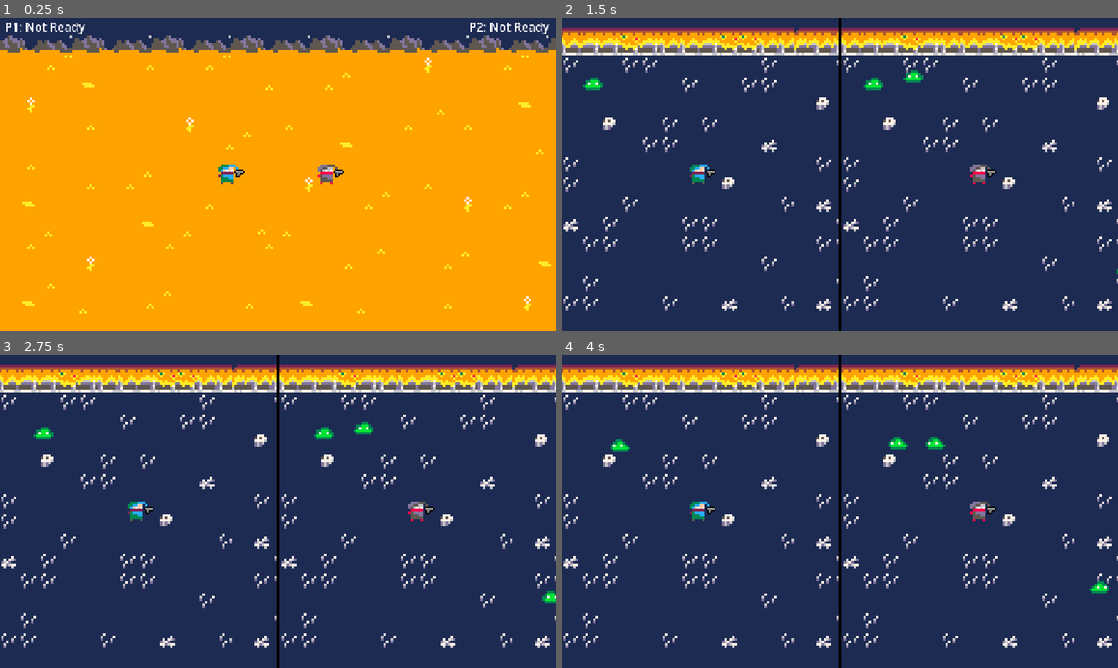
Above: before the commit, frames 1-4 (two rows, left to right).
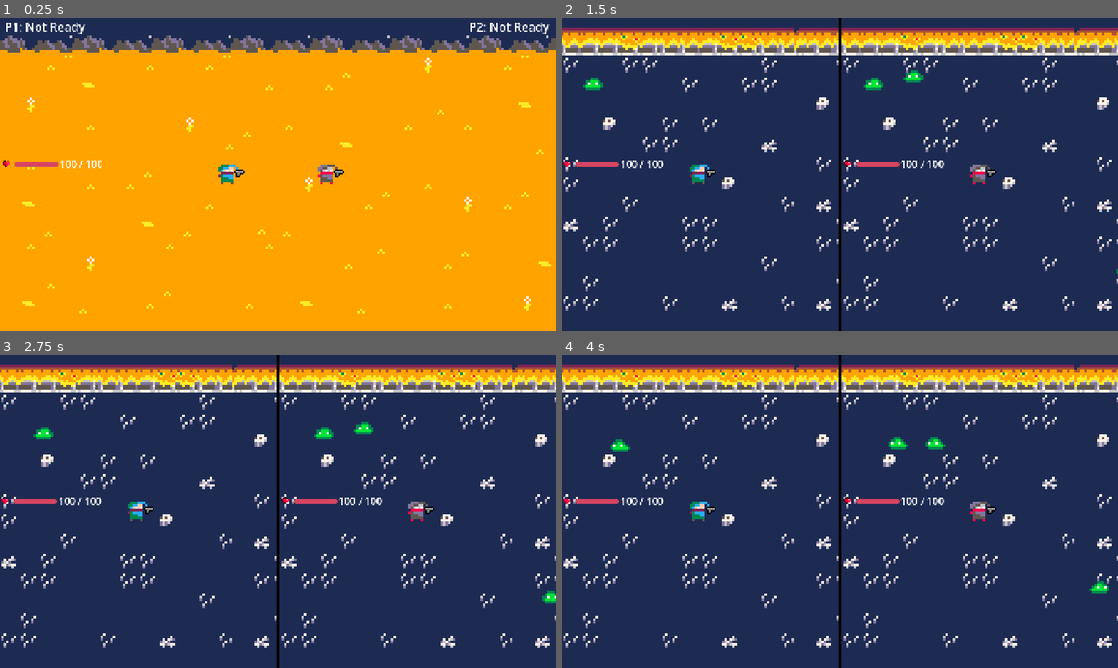
Above: after the commit, the same moments.

Repository: SamZhang150/rivals-ascent
Game: Godot game, scene res://scenes/core/splitscreen.tscn
The game is run twice, just before and just after one commit, with the same random seed, the same clock (stepped at 60 frames per second) and the same inputs.
Inputs (mouse positions are in pixels of both pictures, inside the frame that each line leads up to):
- Up to frame 1 (0.25 s): no input
- Up to frame 2 (1.5 s): tap Enter at 0.5 s; move the mouse to (962, 158) at 0.52 s; hold Shift (p1_ready) 0.53-1.28 s; tap Space at 1.25 s; move the mouse to (728, 190) at 1.27 s; tap M (p2_ready) at 1.35 s
- Up to frame 3 (2.75 s): move the mouse to (333, 442) at 2.02 s; hold Shift (p1_ready) from 2.03 s (still down)
- Up to frame 4 (4 s): move the mouse to (812, 574) at 2.77 s; release Shift (p1_ready) at 2.78 s; tap M (p2_ready) at 2.85 s; move the mouse to (1006, 558) at 3.52 s; hold Shift (p1_ready) from 3.53 s (still down)

The runs differ from the first frame. In frame 1, 0.2% of the frame differs, in the area x 0-19%, y 45-48%; in frame 2, 0.5%, in the area x 0-69%, y 45-48%; in frame 3, 0.5%; in frame 4, 0.5%.

Commit message:
in progress health bar

Diff:
--- a/scenes/core/splitscreen.tscn
+++ b/scenes/core/splitscreen.tscn
@@ -50,7 +50,8 @@
 size = Vector2i(216, 244)
 render_target_update_mode = 4
 
-[node name="HealthUI" parent="ScreenDisplay/ViewportContainer/Left/SubViewport" unique_id=830834019 instance=ExtResource("6_uskqa")]
+[node name="HealthUI" parent="ScreenDisplay/ViewportContainer/Left" unique_id=830834019 instance=ExtResource("6_uskqa")]
+layout_mode = 2
 
 [node name="Right" type="SubViewportContainer" parent="ScreenDisplay/ViewportContainer" unique_id=546929494]
 layout_mode = 2
@@ -63,7 +64,8 @@
 size = Vector2i(216, 244)
 render_target_update_mode = 4
 
-[node name="HealthUI" parent="ScreenDisplay/ViewportContainer/Right/SubViewport" unique_id=695591265 instance=ExtResource("6_uskqa")]
+[node name="HealthUI" parent="ScreenDisplay/ViewportContainer/Right" unique_id=695591265 instance=ExtResource("6_uskqa")]
+layout_mode = 2
 
 [node name="UI" type="CanvasLayer" parent="." unique_id=347216691]
 
--- a/scenes/ui/health_ui.tscn
+++ b/scenes/ui/health_ui.tscn
@@ -3,29 +3,35 @@
 [ext_resource type="Script" uid="uid://ddi3vwa2qtbao" path="res://scripts/ui/health_ui.gd" id="1_hdb0t"]
 [ext_resource type="Texture2D" uid="uid://bmwi5j1lu0iws" path="res://assets/sprites/heart.png" id="2_6rypn"]
 
-[node name="HealthUI" type="Control" unique_id=28729214]
-visible = false
+[node name="HealthUI" type="Control" unique_id=1253297385]
 layout_mode = 3
-anchors_preset = 4
-anchor_top = 0.5
-anchor_bottom = 0.5
-grow_vertical = 2
+anchors_preset = 0
+scale = Vector2(0.5, 0.5)
 script = ExtResource("1_hdb0t")
 
-[node name="HealthContainer" type="HBoxContainer" parent="." unique_id=554175654]
+[node name="Heart" type="TextureRect" parent="." unique_id=302143614]
+custom_minimum_size = Vector2(8, 8)
 layout_mode = 0
-offset_right = 36.0
-offset_bottom = 23.0
-
-[node name="Heart" type="TextureRect" parent="HealthContainer" unique_id=346163848]
-layout_mode = 2
+offset_top = 8.0
+offset_right = 23.0
+offset_bottom = 31.0
 texture = ExtResource("2_6rypn")
 expand_mode = 2
+stretch_mode = 2
 
-[node name="ProgressBar" type="ProgressBar" parent="HealthContainer" unique_id=1014088296]
-layout_mode = 2
+[node name="Label" type="Label" parent="." unique_id=643305064]
+layout_mode = 0
+offset_left = 27.0
+offset_top = 8.0
+offset_right = 70.0
+offset_bottom = 31.0
+text = "20/20"
+
+[node name="ProgressBar" type="ProgressBar" parent="." unique_id=801163750]
+custom_minimum_size = Vector2(70, 8)
+layout_mode = 0
+offset_left = 74.0
+offset_top = 8.0
+offset_right = 144.0
+offset_bottom = 16.0
 show_percentage = false
-
-[node name="Label" type="Label" parent="HealthContainer" unique_id=1553139235]
-layout_mode = 2
-horizontal_alignment = 1
--- a/scripts/core/splitscreen.gd
+++ b/scripts/core/splitscreen.gd
@@ -150,12 +150,14 @@
 	p1 = player_scene.instantiate() as CharacterBody2D
 	p1.name = "Player1"
 	p1.player_id = 1                    # set BEFORE add_child
+	p1.health_ui = $ScreenDisplay/ViewportContainer/Left/HealthUI
 	p1.set_meta("player_id", 1)
 	world.add_child(p1)                 # _ready() fires here
 
 	p2 = player_scene.instantiate() as CharacterBody2D
 	p2.name = "Player2"
 	p2.player_id = 2                    # set BEFORE add_child
+	p2.health_ui = $ScreenDisplay/ViewportContainer/Right/HealthUI
 	p2.set_meta("player_id", 2)
 	world.add_child(p2)
 
--- a/scripts/global.gd
+++ b/scripts/global.gd
@@ -3,8 +3,8 @@
 # different params by player
 var player_stats = {
 	1: {
-		"health": 20,
-		"max_health": 20,
+		"health": 100,
+		"max_health": 100,
 		"is_dead": false,
 		"attack_damage": 2,
 		"attack_duration": 0.2,
@@ -14,8 +14,8 @@
 		"knockback_decay": 700.0
 	},
 	2: {
-		"health": 20,
-		"max_health": 20,
+		"health": 100,
+		"max_health": 100,
 		"is_dead": false,
 		"attack_damage": 2,
 		"attack_duration": 0.2,
--- a/scripts/player.gd
+++ b/scripts/player.gd
@@ -28,7 +28,6 @@
 var player_id: int = 1  # set by game manager on spawn
 var can_move: bool = true
 var can_attack: bool = false
-var health: int = max_health
 var is_attacking: bool = false
 var last_move_direction: Vector2 = Vector2.RIGHT
 var equipped_weapon: Node2D = null
@@ -45,6 +44,10 @@
 @onready var sprite: AnimatedSprite2D = $AnimatedSprite2D
 @onready var attack_area: Area2D = $AttackArea
 @onready var attack_timer: Timer = $AttackCooldownTimer
+@onready var hitbox: Area2D = $HitboxArea
+
+@export var health_ui_path: NodePath
+var health_ui = get_node_or_null(health_ui_path)
 @onready var shop_ui: Node = get_tree().current_scene.get_node("UI/ShopUI")
 
 signal died(player_id: int)
@@ -52,17 +55,16 @@
 
 func _ready() -> void:
 	add_to_group("player")
+	hitbox.add_to_group("player_hitbox")
 
 	_prefix = "p1_" if player_id == 1 else "p2_"
 	attack_area.monitoring = false
 	attack_timer.timeout.connect(_on_attack_cooldown_finished)
 
-	# Connect hitbox to receive damage
-	var hitbox := $HitboxArea
-	hitbox.add_to_group("player_hitbox")
-
-	health = max_health
-	$AnimatedSprite2D.play(_prefix + "idle")
+	_set_health(get_max_health())
+	_update_health_ui()
+
+	sprite.play(_prefix + "idle")
 	_equip_starter_weapon()
 
 
@@ -82,24 +84,20 @@
 	input_dir.x = Input.get_axis(_prefix + "left", _prefix + "right")
 	input_dir.y = Input.get_axis(_prefix + "up", _prefix + "down")
 	input_dir = input_dir.normalized()
+
 	if input_dir != Vector2.ZERO:
 		last_move_direction = input_dir
 		velocity = input_dir * speed
-		$AnimatedSprite2D.play(_prefix + "run")
+		sprite.play(_prefix + "run")
 		if input_dir.x != 0:
-			$AnimatedSprite2D.flip_h = input_dir.x < 0
+			sprite.flip_h = input_dir.x < 0
+			attack_area.scale.x = -1 if input_dir.x < 0 else 1
 		_update_weapon_pose(input_dir)
 	else:
 		velocity = velocity.move_toward(Vector2.ZERO, speed)
-		$AnimatedSprite2D.play(_prefix + "idle")
-
-	velocity = input_dir * speed
+		sprite.play(_prefix + "idle")
+
 	move_and_slide()
-
-	# Flip sprite and attack area based on movement direction
-	if input_dir.x != 0:
-		sprite.flip_h = input_dir.x < 0
-		attack_area.scale.x = -1 if input_dir.x < 0 else 1
 
 
 func _unhandled_input(event: InputEvent) -> void:
@@ -126,6 +124,51 @@
 
 func get_attack_action_name() -> String:
 	return _prefix + "attack"
+
+func get_attack_damage() -> int:
+	return Global.player_stats[player_id]["attack_damage"]
+
+
+func get_attack_duration() -> float:
+	return Global.player_stats[player_id]["attack_duration"]
+
+
+func get_attack_cooldown() -> float:
+	return Global.player_stats[player_id]["attack_cooldown"]
+
+func get_invuln_time() -> float:
+	return Global.player_stats[player_id]["invuln_time"]
+
+
+func get_knockback_strength() -> float:
+	return Global.player_stats[player_id]["knockback_strength"]
+
+
+func get_knockback_decay() -> float:
+	return Global.player_stats[player_id]["knockback_decay"]
+
+
+func get_health() -> int:
+	return Global.player_stats[player_id]["health"]
+
+func get_max_health() -> int:
+	return Global.player_stats[player_id]["max_health"]
+
+
+func is_dead() -> bool:
+	return Global.player_stats[player_id]["is_dead"]
+
+
+func _set_health(value: int) -> void:
+	Global.player_stats[player_id]["health"] = clamp(value, 0, get_max_health())
+
+
+func _set_dead(value: bool) -> void:
+	Global.player_stats[player_id]["is_dead"] = value
+
+func _update_health_ui() -> void:
+	if health_ui != null and health_ui.has_method("set_health"):
+		health_ui.set_health(get_health(), get_max_health())
 
 
 func _equip_starter_weapon() -> void:
@@ -182,9 +225,8 @@
 func _perform_attack() -> void:
 	is_attacking = true
 	attack_area.monitoring = true
+	attack_timer.wait_time = get_attack_cooldown()
 	attack_timer.start()
-	# You could play an attack animation here
-	# sprite.play("attack")
 
 
 func _on_attack_cooldown_finished() -> void:
@@ -192,16 +234,18 @@
 	attack_area.monitoring = false
 
 func take_damage(amount: int) -> void:
-	health -= amount
-
-	# Flash the sprite red briefly
+	if is_dead():
+		return
+
+	_set_health(get_health() - amount)
+	_update_health_ui()
+
 	sprite.modulate = Color.RED
-	get_tree().create_timer(0.15).timeout.connect(
-		func() -> void:
-			sprite.modulate = Color.WHITE
+	get_tree().create_timer(0.15).timeout.connect(func() -> void:
+		sprite.modulate = Color.WHITE
 	)
 
-	if health <= 0:
+	if get_health() <= 0:
 		_die()
 
 
@@ -209,11 +253,11 @@
 	if shop_ui_open:
 		close_shop_ui()
 
+	_set_dead(true)
 	can_move = false
 	can_attack = false
 	visible = false
 
-	# Notify game manager
 	var game_manager := get_tree().root.get_node("Main") if get_tree().root.has_node("Main") else null
 	if game_manager != null and game_manager.has_method("on_player_died"):
 		game_manager.on_player_died(player_id)
@@ -223,7 +267,10 @@
 	if shop_ui_open:
 		close_shop_ui()
 
-	health = max_health
+	_set_dead(false)
+	_set_health(get_max_health())
+	_update_health_ui()
+
 	can_move = true
 	visible = true
 	sprite.modulate = Color.WHITE
--- a/scripts/ui/health_ui.gd
+++ b/scripts/ui/health_ui.gd
@@ -1,15 +1,19 @@
 extends Control
 
-@onready var health_bar: ProgressBar = $HealthContainer/ProgressBar
-@onready var label: Label = $HealthContainer/Label
-@onready var heart_icon: TextureRect = $HealthContainer/Heart
+@onready var heart: TextureRect = $Heart
+@onready var label: Label = $Label
+@onready var health_bar: ProgressBar = $ProgressBar
 
 func _ready() -> void:
-	# health bar style
+	position = Vector2(2, 115)
+	heart.position = Vector2(0, 0)
+	label.position = Vector2(22 + health_bar.custom_minimum_size.x, -7)
+	health_bar.position = Vector2(20, 2)
+	health_bar.custom_minimum_size = Vector2(60, 6)
+
 	health_bar.show_percentage = false
-	health_bar.custom_minimum_size = Vector2(90, 12)
 
-	var fill = StyleBoxFlat.new()
+	var fill := StyleBoxFlat.new()
 	fill.bg_color = Color("#d64562")
 	fill.corner_radius_top_left = 8
 	fill.corner_radius_top_right = 8
@@ -17,7 +21,7 @@
 	fill.corner_radius_bottom_right = 8
 	health_bar.add_theme_stylebox_override("fill", fill)
 
-	var bg = StyleBoxFlat.new()
+	var bg := StyleBoxFlat.new()
 	bg.bg_color = Color("#2a2a35")
 	bg.corner_radius_top_left = 8
 	bg.corner_radius_top_right = 8
@@ -25,6 +29,8 @@
 	bg.corner_radius_bottom_right = 8
 	health_bar.add_theme_stylebox_override("background", bg)
 
+	label.text = "20 / 20"
+
 func set_health(current: int, max_health: int) -> void:
 	health_bar.max_value = max_health
 	health_bar.value = current
